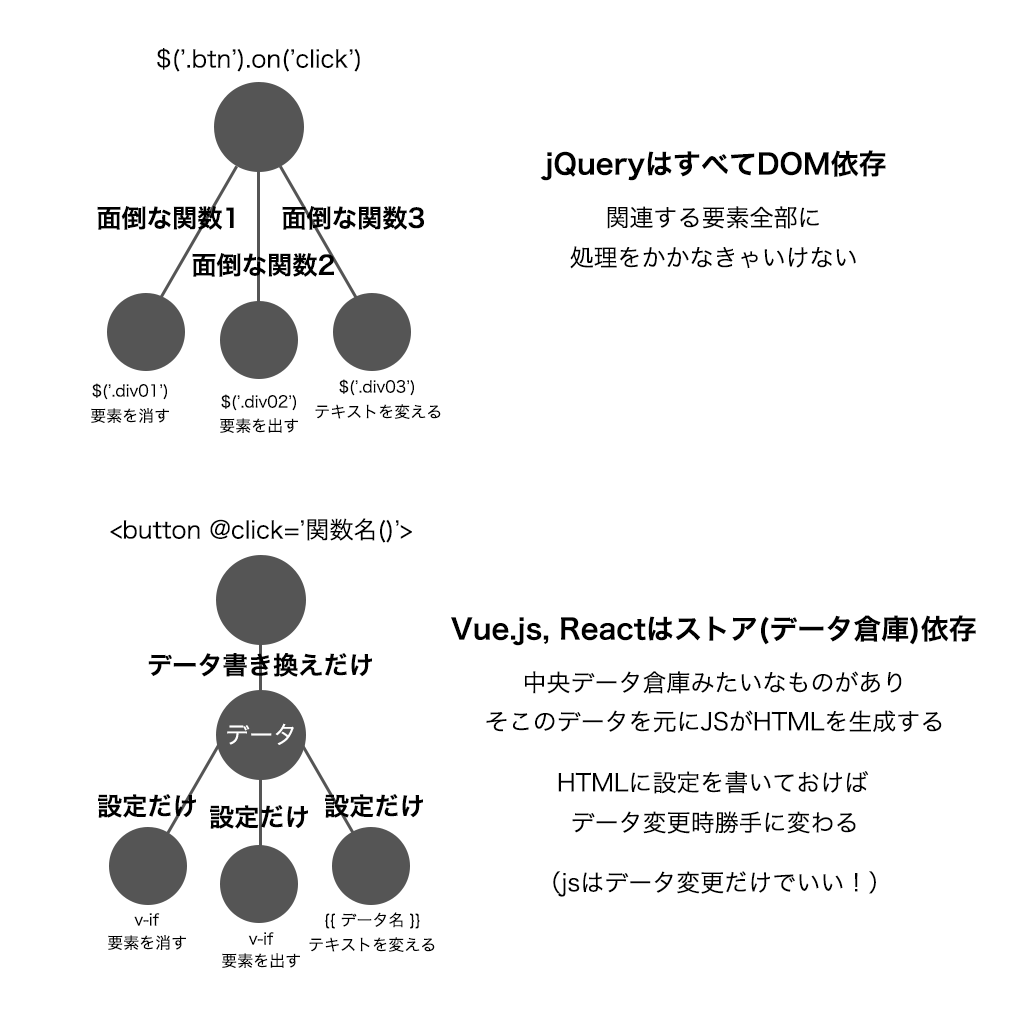
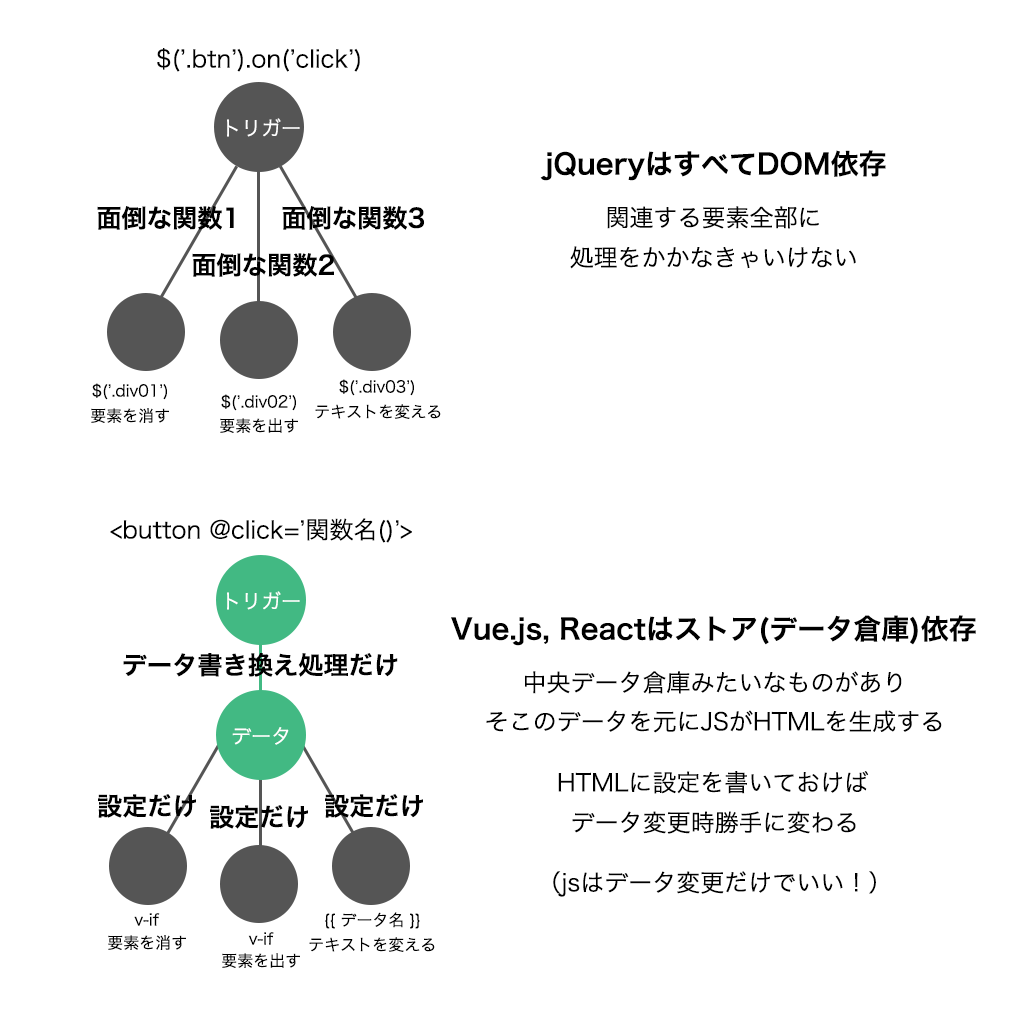
Two versions of the same layered image (1024 x 1024). Layer-by-layer changes:
added group "img01.png" with 18 layers above "img02.png" over (227, 118, 300, 137)
added layer "トリガー" (1st of 2, in "img01.png") in group "img01.png" over (227, 118, 300, 137)
moved "楕円形 1" into group "img01.png" over (227, 118, 300, 137)
added group "img02.png" with 22 layers above "Vue.js, Reactはストア(データ倉庫)依存" over (123, 555, 398, 780)
added layer "トリガー" (2nd of 2, in "img02.png") in group "img02.png" over (227, 591, 300, 610)
moved "データ" into group "img02.png", painted on it over (227, 723, 294, 745)
moved "楕円形 1 のコピー 4" (1st of 4, in "img02.png") into group "img02.png", painted on it over (216, 690, 306, 780)
renamed "データ書き換えだけ" to "データ書き換え処理だけ", moved it into group "img02.png", painted on it over (123, 653, 398, 677)
moved "シェイプ 1 のコピー 3" (1st of 3, in "img02.png") into group "img02.png" over (281, 709, 306, 776)
moved "シェイプ 1 のコピー 3" (2nd of 3, in "img02.png") into group "img02.png" over (216, 709, 240, 775)
moved "シェイプ 1 のコピー 4" into group "img02.png", painted on it over (259, 590, 262, 743)
moved "シェイプ 1 のコピー 3" (3rd of 3, in "img02.png") into group "img02.png" over (259, 710, 262, 780)
moved "楕円形 1 のコピー 5" into group "img02.png", painted on it over (216, 555, 306, 645)
